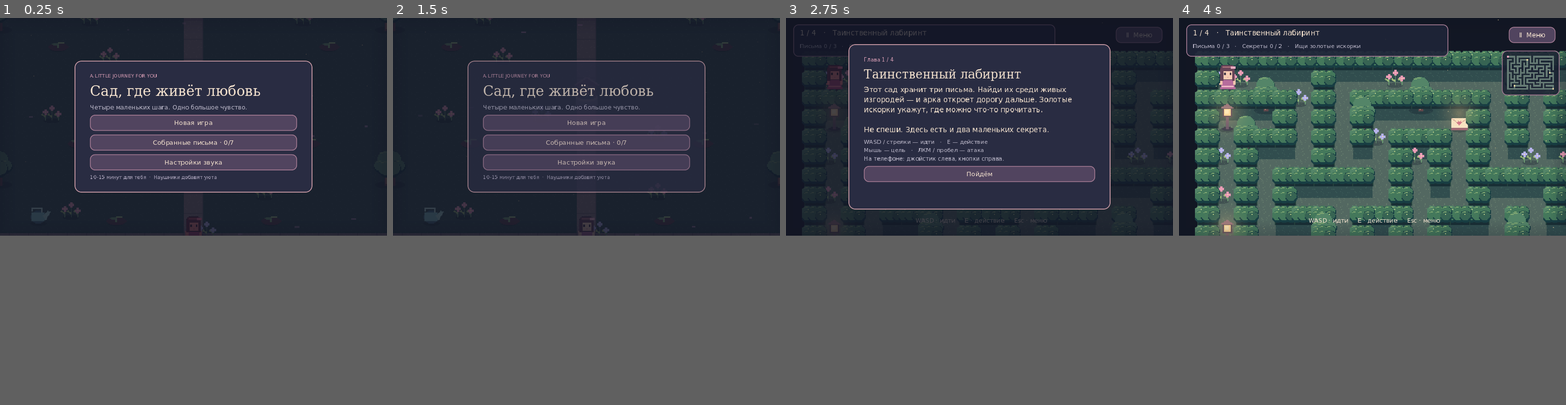
Above: before the commit, frames 1-4 (left to right).
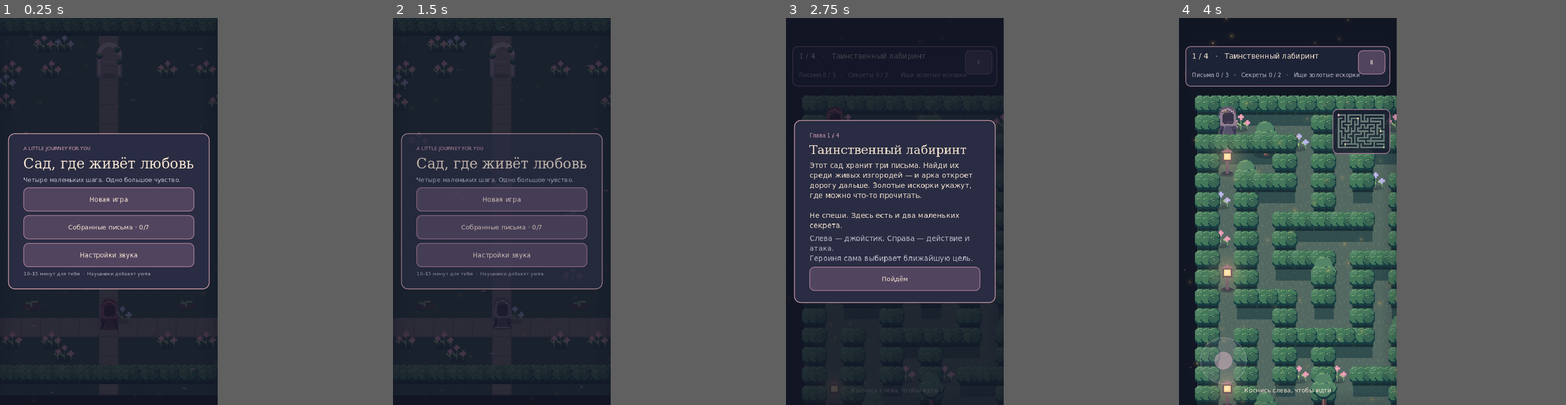
Above: after the commit, the same moments.

Repository: NQUAREx/dina-lovely
Game: Godot game, scene res://main.tscn
Same seed, same stepped clock (60 frames per second), same inputs: the game is played once before the commit and once after it.
Inputs:
- Up to frame 1 (0.25 s): no input
- Up to frame 2 (1.5 s): click "Настройки звука" at 0.5 s; click "Назад" at 1.25 s
- Up to frame 3 (2.75 s): click "Новая игра" at 2 s
- Up to frame 4 (4 s): click "Ⅱ Меню" (after the commit: "Ⅱ") at 2.75 s; click "Пойдём" at 3.5 s
In our replay, the window is 800x450 before the commit and 450x800 after it. These sizes can differ from the game's own. Grey fills any space a smaller window leaves; there, only what the larger window draws over its background counts as a difference.

The runs differ from the first frame. In frame 1, 18% of the frame differs, in the area x 0-95%, y 0-92%; in frame 2, 18%; in frame 3, 22%; in frame 4, 43%, in the area x 0-100%, y 0-100%.

Commit message:
Rebuild as portrait-only mobile gift with covered heroine and sound design

Diff:
--- a/project.godot
+++ b/project.godot
@@ -10,13 +10,13 @@
 config/description="Маленькое путешествие к большому чувству"
 
 [display]
-window/size/viewport_width=960
-window/size/viewport_height=540
-window/size/window_width_override=1152
-window/size/window_height_override=648
+window/size/viewport_width=540
+window/size/viewport_height=960
+window/size/window_width_override=540
+window/size/window_height_override=960
 window/stretch/mode="canvas_items"
-window/stretch/aspect="expand"
-window/handheld/orientation=0
+window/stretch/aspect="keep"
+window/handheld/orientation=1
 
 [rendering]
 renderer/rendering_method="gl_compatibility"
--- a/scripts/game.gd
+++ b/scripts/game.gd
@@ -61,13 +61,19 @@
 var toast: Label
 var toast_time := 0.0
 var nearest := -1
-var music: AudioStreamPlayer
+var audio_pool: Array[AudioStreamPlayer] = []
+var audio_cursor := 0
+var step_clock := 0.0
+var shake := 0.0
+var shake_offset := Vector2.ZERO
+var ambience_clock := 3.0
 var sound: AudioStreamPlayer
 var sound_on := true
-var music_on := true
 var fps_average := 60.0
 var low_fx := false
 var save_error := false
+var browser_paused := false
+var browser_poll := 0.0
 
 func _ready() -> void:
 	texture_filter = CanvasItem.TEXTURE_FILTER_NEAREST
@@ -78,13 +84,13 @@
 	setup_ui()
 	build_level(2)
 	camera = Vector2(13.5,9.5)*TILE
-	touch_mode = DisplayServer.is_touchscreen_available()
+	touch_mode = true
 	show_menu()
 	get_viewport().size_changed.connect(layout_ui)
 	layout_ui()
 
 func default_save() -> Dictionary:
-	return {"version":1,"level":0,"completed_levels":[],"letters":[],"secrets":[],"finished":false,"garden_can":false,"water":0,"watered":[],"music":true,"sound":true,"started":false}
+	return {"version":1,"level":0,"completed_levels":[],"letters":[],"secrets":[],"finished":false,"garden_can":false,"water":0,"watered":[],"sound":true,"started":false}
 
 func load_save() -> void:
 	save_data = default_save()
@@ -97,11 +103,10 @@
 			# JSON numbers decode as floats.
 			save_data.level = clampi(int(parsed.get("level", 0)), 0, 3)
 			save_data.water = clampi(int(parsed.get("water", 0)), 0, 3)
-	music_on = save_data.music
 	sound_on = save_data.sound
 
 func persist() -> void:
-	save_data.music = music_on
+	save_data.erase("music")
 	save_data.sound = sound_on
 	var file := FileAccess.open(SAVE_PATH, FileAccess.WRITE)
 	if file:
@@ -112,25 +117,23 @@
 		if is_instance_valid(toast): notify("Хранилище недоступно. Не закрывай вкладку до финала.")
 
 func setup_audio() -> void:
-	music = AudioStreamPlayer.new()
-	var track: AudioStreamWAV = load("res://assets/garden.wav")
-	track.loop_mode = AudioStreamWAV.LOOP_FORWARD
-	track.loop_end = int(track.mix_rate * 16.64)
-	music.stream = track
-	music.volume_db = -15
-	add_child(music)
-	sound = AudioStreamPlayer.new()
-	sound.volume_db = -10
-	add_child(sound)
+	for i in range(10):
+		var voice := AudioStreamPlayer.new()
+		voice.volume_db = -12
+		add_child(voice)
+		audio_pool.append(voice)
 
 func sfx(name: String = "chime") -> void:
-	if sound_on:
-		sound.stream = load("res://assets/" + name + ".wav")
-		sound.play()
-
-func start_music() -> void:
-	if music_on and not music.playing: music.play()
-	if not music_on: music.stop()
+	if not sound_on: return
+	var voice := audio_pool[audio_cursor % audio_pool.size()]
+	audio_cursor += 1
+	voice.stream = load("res://assets/" + name + ".wav")
+	voice.pitch_scale = randf_range(.94,1.06)
+	voice.play()
+
+func haptic(duration: int = 18) -> void:
+	if OS.has_feature("web"):
+		JavaScriptBridge.eval("window.gardenHaptic && window.gardenHaptic(" + str(duration) + ")")
 
 func panel_style(color: Color, border: Color = Color("a07890"), radius: int = 12) -> StyleBoxFlat:
 	var style := StyleBoxFlat.new()
@@ -157,7 +160,7 @@
 func button(text: String, callback: Callable, width: float = 250) -> Button:
 	var b := Button.new()
 	b.text = text
-	b.custom_minimum_size = Vector2(width, 40)
+	b.custom_minimum_size = Vector2(minf(width, 420), 60)
 	b.add_theme_font_override("font", body_font)
 	b.add_theme_font_size_override("font_size", 16)
 	b.add_theme_color_override("font_color", CREAM)
@@ -179,26 +182,26 @@
 	hud.mouse_filter = Control.MOUSE_FILTER_IGNORE
 	root.add_child(hud)
 	var top := Panel.new()
-	top.position = Vector2(18, 16)
-	top.size = Vector2(650, 80)
+	top.position = Vector2(16, 70)
+	top.size = Vector2(508, 100)
 	top.add_theme_stylebox_override("panel", panel_style(Color(0.12,0.14,0.22,0.92)))
 	top.mouse_filter = Control.MOUSE_FILTER_IGNORE
 	hud.add_child(top)
 	objective = label("", 18)
-	objective.position = Vector2(34, 26)
-	objective.size = Vector2(620, 29)
+	objective.position = Vector2(32, 84)
+	objective.size = Vector2(390, 46)
 	hud.add_child(objective)
 	status = label("", 14, Color("c1bdce"))
-	status.position = Vector2(34, 61)
-	status.size = Vector2(620, 28)
+	status.position = Vector2(32, 132)
+	status.size = Vector2(470, 34)
 	hud.add_child(status)
-	var menu_button := button("Ⅱ  Меню", show_menu, 116)
+	var menu_button := button("Ⅱ", show_menu, 68)
 	menu_button.name = "MenuButton"
 	hud.add_child(menu_button)
 	hint = label("", 15)
 	hint.horizontal_alignment = HORIZONTAL_ALIGNMENT_CENTER
 	hud.add_child(hint)
-	action_button = button("E · Читать", interact, 155)
+	action_button = button("Читать", interact, 155)
 	hud.add_child(action_button)
 	attack_button = button("✦  Атака", func(): attack(), 120)
 	attack_button.button_down.connect(func(): attack_held = true)
@@ -214,7 +217,7 @@
 	bg.color = Color("242538")
 	bg.set_anchors_and_offsets_preset(Control.PRESET_FULL_RECT)
 	rotate_overlay.add_child(bg)
-	var tip := label("↻\nПоверни экран\n\nВ этом саду чуть больше места\nдля маленького путешествия вдвоём.", 24, CREAM, true)
+	var tip := label("↻\nВерни телефон вертикально\n\nСад раскрывается в портретном режиме.", 24, CREAM, true)
 	tip.name = "OrientationMessage"
 	tip.set_anchors_and_offsets_preset(Control.PRESET_CENTER)
 	tip.position = Vector2(-220,-125)
@@ -226,18 +229,19 @@
 func layout_ui() -> void:
 	var size := get_viewport_rect().size
 	if not is_instance_valid(hud): return
-	hud.get_node("MenuButton").position = Vector2(size.x - 142, 22)
-	action_button.position = size - Vector2(185, 85)
-	attack_button.position = size - Vector2(165, 152)
-	hint.position = Vector2(220, size.y - 47)
-	hint.size = Vector2(size.x - 430, 35)
-	toast.position = Vector2(160, 110)
-	toast.size = Vector2(size.x - 320, 60)
-	rotate_overlay.visible = size.y > size.x
+	hud.get_node("MenuButton").position = Vector2(444, 80)
+	action_button.position = Vector2(337, 824)
+	action_button.custom_minimum_size = Vector2(180,76)
+	attack_button.position = Vector2(365, 720)
+	attack_button.custom_minimum_size = Vector2(150,82)
+	hint.position = Vector2(36, 914)
+	hint.size = Vector2(468, 32)
+	toast.position = Vector2(32, 180)
+	toast.size = Vector2(476, 76)
+	rotate_overlay.visible = false
 	var orientation_text: Label = rotate_overlay.get_node("OrientationMessage")
-	orientation_text.add_theme_font_size_override("font_size", 42)
-	orientation_text.position = Vector2(-370,-200)
-	orientation_text.size = Vector2(740,400)
+	orientation_text.position = Vector2(-240,-180)
+	orientation_text.size = Vector2(480,360)
 
 func clear_modal() -> void:
 	if is_instance_valid(modal):
@@ -264,7 +268,7 @@
 	center.set_anchors_and_offsets_preset(Control.PRESET_FULL_RECT)
 	modal.add_child(center)
 	var panel := PanelContainer.new()
-	panel.custom_minimum_size = Vector2(width, height)
+	panel.custom_minimum_size = Vector2(500, minf(height, 740))
 	panel.add_theme_stylebox_override("panel", panel_style(CREAM if paper else Color("292c42"), Color("c899a4"), 16))
 	center.add_child(panel)
 	var margin := MarginContainer.new()
@@ -306,13 +310,11 @@
 	playing = true
 	build_level(0)
 	persist()
-	start_music()
 	show_intro()
 
 func resume_game() -> void:
 	playing = true
 	build_level(int(save_data.level))
-	start_music()
 	clear_modal()
 	hud.show()
 
@@ -322,13 +324,12 @@
 	box.add_child(label(TITLES[level], 30, CREAM, true))
 	var texts := ["Этот сад хранит три письма. Найди их среди живых изгородей — и арка откроет дорогу дальше. Золотые иско …(644 unchanged characters)…
 	box.add_child(label(texts[level], 18))
-	box.add_child(label("WASD / стрелки — идти   ·   E — действие\nМышь — цель   ·   ЛКМ / пробел — атака\nНа телефоне: джойстик слева, кнопки справа.", 14, Color("c1bdce")))
+	box.add_child(label("Слева — джойстик. Справа — действие и атака.\nГероиня сама выбирает ближайшую цель.", 18, Color("c1bdce")))
 	box.add_child(button("Пойдём", func(): clear_modal(); hud.show()))
 
 func show_settings() -> void:
 	var box := modal_box(550, 350)
 	box.add_child(label("Звуки нашего сада", 28, CREAM, true))
-	box.add_child(button("Музыка: " + ("вкл" if music_on else "выкл"), func(): music_on = not music_on; start_music(); persist(); show_settings()))
 	box.add_child(button("Эффекты: " + ("вкл" if sound_on else "выкл"), func(): sound_on = not sound_on; persist(); show_settings()))
 	box.add_child(label("Прогресс хранится в этом браузере. Очистка данных сайта удалит сохранение. В приватном режиме оно может не сохраниться.", 14, Color("c1bdce")))
 	box.add_child(button("Назад", show_menu))
@@ -384,33 +385,34 @@
 		burst(player, 22, PINK)
 		persist()
 		sfx()
+	sfx("paper")
 	show_letter(id)
 
 func show_card() -> void:
 	var box := modal_box(900, 490, true)
 	box.add_child(label("НАШЕ МАЛЕНЬКОЕ НАВСЕГДА", 12, Color("a26c7e")))
-	var row := HBoxContainer.new()
-	row.add_theme_constant_override("separation", 30)
+	var row := VBoxContainer.new()
+	row.add_theme_constant_override("separation", 12)
 	box.add_child(row)
 	var left := VBoxContainer.new()
-	left.custom_minimum_size.x = 320
+	left.custom_minimum_size.x = 420
 	row.add_child(left)
 	var picture := TextureRect.new()
 	picture.texture = load(content.photo) if ResourceLoader.exists(content.photo) else preload("res://assets/keepsake.png")
 	picture.expand_mode = TextureRect.EXPAND_IGNORE_SIZE
 	picture.stretch_mode = TextureRect.STRETCH_KEEP_ASPECT_COVERED
-	picture.custom_minimum_size = Vector2(320, 260)
+	picture.custom_minimum_size = Vector2(420, 190)
 	picture.texture_filter = CanvasItem.TEXTURE_FILTER_LINEAR
 	left.add_child(picture)
 	left.add_child(label(content.photo_caption, 13, Color("a26c7e"), true))
 	left.add_child(label("♡  " + content.signature, 21, INK, true))
 	var right := VBoxContainer.new()
-	right.custom_minimum_size.x = 450
+	right.custom_minimum_size.x = 420
 	row.add_child(right)
 	right.add_child(label(content.recipient + ",", 19, Color("a26c7e"), true))
 	right.add_child(label(content.card_title, 28, INK, true))
 	var scroll := ScrollContainer.new()
-	scroll.custom_minimum_size = Vector2(450, 240)
+	scroll.custom_minimum_size = Vector2(420, 210)
 	right.add_child(scroll)
 	var text := label(content.card_text, 17, INK)
 	text.size_flags_horizontal = Control.SIZE_EXPAND_FILL
@@ -521,7 +523,7 @@
 
 func camera_target() -> Vector2:
 	var half := get_viewport_rect().size/2
-	return Vector2(clampf(player.x,half.x-48,grid[0].length()*TILE-half.x+48),clampf(player.y,half.y-110,grid.size()*TILE-half.y+64))
+	return Vector2(clampf(player.x,half.x-48,grid[0].length()*TILE-half.x+48),clampf(player.y,half.y-220,grid.size()*TILE-half.y+64))
 
 func blocked(pos: Vector2) -> bool:
 	for offset in [Vector2(-10,-7),Vector2(10,-7),Vector2(-10,7),Vector2(10,7)]:
@@ -534,6 +536,11 @@
 func move_player(delta: float, input: Vector2) -> void:
 	moving = input.length()>0.1
 	if not moving: return
+	step_clock -= delta
+	if step_clock<=0:
+		var cell := Vector2i(player/TILE)
+		sfx("step_stone" if level in [1,3] or (level==2 and (cell.x==13 or cell.y==15)) else "step_grass")
+		step_clock = .31
 	var motion := input.limit_length()*SPEED*delta
 	var next := player+Vector2(motion.x,0)
 	if not blocked(next): player = next
@@ -543,20 +550,31 @@
 	else: direction = 0 if input.y<0 else 2
 
 func _process(delta: float) -> void:
+	browser_poll -= delta
+	if OS.has_feature("web") and browser_poll<=0:
+		browser_paused = bool(JavaScriptBridge.eval("!!window.gardenSuspended"))
+		browser_poll = .25
+		if browser_paused: joy_id = -1; joy_vector = Vector2.ZERO; attack_held = false
 	time += delta
 	toast_time -= delta
 	toast.visible = toast_time>0
 	fps_average = lerpf(fps_average, 1.0/maxf(delta,0.001), 0.01)
-	if time>8: low_fx = fps_average<42
-	if not paused and playing and not rotate_overlay.visible:
-		var input := Vector2(float(Input.is_physical_key_pressed(KEY_D) or Input.is_physical_key_pressed(KEY_RIGHT))-float(Input.is_physical_key_pressed(KEY_A) or Input.is_physical_key_pressed(KEY_LEFT)),float(Input.is_physical_key_pressed(KEY_S) or Input.is_physical_key_pressed(KEY_DOWN))-float(Input.is_physical_key_pressed(KEY_W) or Input.is_physical_key_pressed(KEY_UP)))
+	low_fx = false
+	shake = maxf(0,shake-delta*13)
+	shake_offset = Vector2(sin(time*47),cos(time*53))*shake
+	ambience_clock -= delta
+	if ambience_clock<=0 and playing and not paused:
+		sfx("ambient")
+		ambience_clock = randf_range(7,13)
+	if not paused and playing and not browser_paused and not rotate_overlay.visible:
+		var input := Vector2.ZERO
 		if joy_id>=0: input = joy_vector
 		move_player(minf(delta,0.04),input)
 		camera = camera.lerp(camera_target(),1-exp(-delta*9))
 		invincible = maxf(0,invincible-delta)
 		attack_cd -= delta
 		attack_flash = maxf(0,attack_flash-delta)
-		if attack_held or Input.is_physical_key_pressed(KEY_SPACE): attack()
+		if attack_held: attack()
 		if level == 1 and not combat_done: update_combat(minf(delta,0.04))
 		for id in bloom_times: bloom_times[id] = minf(1.0,bloom_times[id]+delta/2.8)
 		find_nearest()
@@ -589,6 +607,8 @@
 		var surface: Node = modal if paused and is_instance_valid(modal) else root
 		var target := touch_button_at(surface,event.position)
 		if target:
+			haptic(12)
+			sfx("ui")
 			touch_buttons[event.index] = weakref(target)
 			if target==attack_button: attack_held = true; attack()
 			get_viewport().set_input_as_handled()
@@ -600,16 +620,7 @@
 		get_viewport().set_input_as_handled()
 
 func _unhandled_input(event: InputEvent) -> void:
-	if event is InputEventKey and event.pressed and not event.echo:
-		if event.keycode == KEY_ESCAPE:
-			if paused and playing and health>0: clear_modal()
-			else: show_menu()
-		if not paused and event.keycode == KEY_E: interact()
-	if paused or not playing or rotate_overlay.visible: return
-	if event is InputEventMouseButton and event.button_index == MOUSE_BUTTON_LEFT and event.device != InputEvent.DEVICE_ID_EMULATION:
-		if event.pressed:
-			touch_mode = false
-			attack()
+	if paused or not playing: return
 	if event is InputEventScreenTouch:
 		touch_mode = true
 		if event.pressed and event.position.x<get_viewport_rect().size.x*0.48 and joy_id<0:
@@ -675,6 +686,7 @@
 		if not garden_can: notify("Лейка ждёт в юго-западном уголке сада.")
 		else:
 			water = 3
+			sfx("fill")
 			save_data.water = water
 			persist()
 			sfx()
@@ -685,6 +697,8 @@
 		elif water==0: notify("Вода закончилась. Колодец в центре сада.")
 		else:
 			water -= 1
+			sfx("water")
+			haptic(25)
 			watered.append(id)
 			bloom_times[id] = 0.0
 			save_data.water = water
@@ -727,6 +741,9 @@
 
 func finish_game() -> void:
 	chest_open = true
+	shake = 14
+	haptic(100)
+	sfx("chest")
 	save_data.finished = true
 	if 3 not in save_data.completed_levels: save_data.completed_levels.append(3)
 	persist()
@@ -747,21 +764,21 @@
 			for id in REQUIRED:
 				if id in save_data.letters: count+=1
 			status.text = "Письма %d / 3   ·   Секреты %d / 2   ·   %s" % [count,save_data.secrets.size(),"Арка открыта" if count==3 else "Ищи золотые искорки"]
-		1: status.text = "♥ ".repeat(health) + "   Волна %d / 3   ·   %s" % [mini(wave,3),"Открой сундук" if combat_done else "Пробел / ЛКМ — атака"]
+		1: status.text = "♥ ".repeat(health) + "   Волна %d / 3   ·   %s" % [mini(wave,3),"Открой сундук" if combat_done else "Удерживай кнопку атаки"]
 		2: status.text = "Цветы %d / 6   ·   %s" % [watered.size(),"Вода: "+str(water)+" / 3" if garden_can else "Найди лейку на юго-западе"]
 		3: status.text = "Знаки %d / 3   ·   Подсказка в журнале писем" % puzzle.size()
 	action_button.visible = nearest>=0 and playing
-	if nearest>=0: action_button.text = ("" if touch_mode else "E · ")+action_text(objects[nearest])
+	if nearest>=0: action_button.text = ""+action_text(objects[nearest])
 	attack_button.visible = level==1 and not combat_done and playing
-	hint.text = "Проведи слева, чтобы идти" if touch_mode and joy_id<0 else ("WASD · идти     E · действие     Esc · меню" if not touch_mode else "")
+	hint.text = "Коснись слева, чтобы идти" if joy_id<0 else ""
 
 func notify(text: String) -> void:
 	toast.text = text
 	toast_time = 4.0
 
 func burst(pos: Vector2, count: int, color: Color) -> void:
-	for i in range(count/(2 if low_fx else 1)):
-		if particles.size()>=130: break
+	for i in range(count*2):
+		if particles.size()>=420: break
 		particles.append({"pos":pos+Vector2(0,-22),"vel":Vector2(randf_range(-65,65),randf_range(-100,20)),"life":randf_range(.7,1.6),"color":color,"heart":i%4==0})
 
 func spawn_wave() -> void:
@@ -824,9 +841,11 @@
 			if d<closest:
 				closest = d
 				aim = (enemy.pos-player).normalized()
-	else: aim = (get_global_mouse_position()-screen(player)).normalized()
+	else: aim = Vector2.RIGHT
 	if aim.length()<.1: aim=Vector2.RIGHT
 	sfx("attack")
+	shake = 2.5
+	haptic(14)
 	for i in range(enemies.size()-1,-1,-1):
 		var enemy := enemies[i]
 		var diff: Vector2 = enemy.pos-player
@@ -844,6 +863,8 @@
 	health -= 1
 	invincible = 1.3
 	sfx("hurt")
+	shake = 8
+	haptic(60)
 	burst(player,12,PINK)
 	if health<=0:
 		var box := modal_box(590,330)
@@ -853,7 +874,7 @@
 		box.add_child(button("Меню", show_menu))
 
 func screen(pos: Vector2) -> Vector2:
-	return (pos-camera+get_viewport_rect().size/2).round()
+	return (pos-camera+get_viewport_rect().size/2+shake_offset).round()
 
 func draw_sprite(name: String, pos: Vector2, color: Color = Color.WHITE, scale_factor: float = 1.0) -> void:
 	var id := int(sprites.get(name,0))
@@ -918,9 +939,9 @@
 		var kind: String = item.kind
 		if kind=="player":
 			draw_shadow(p,19)
-			var frame := int(time*9)%4 if moving and not paused else 0
+			var frame := int(time*12)%4 if moving and not paused else 0
 			var color := Color(1,.65,.73) if invincible>0 and int(time*12)%2==0 else Color.WHITE
-			draw_sprite("hero"+str(direction)+"_"+str(frame),p,color)
+			draw_sprite("hero"+str(direction)+"_"+str(frame),p+Vector2(sin(time*9)*1.2 if moving else 0, sin(time*3)*1.4 if not moving else -absf(sin(time*12))*3),color)
 			if attack_flash>0:
 				var angle := aim.angle()
 				draw_arc(p+Vector2(0,-20),88,angle-1.1,angle+1.1,22,Color(1,.84,.75,attack_flash/.19),7)
@@ -939,9 +960,9 @@
 			if kind=="sprout" and item.id in watered:
 				var growth: float = bloom_times.get(item.id,1.0)
 				draw_sprite("bloom",p,Color.WHITE,0.65+growth*.35)
-			elif kind=="chest" and ((item.id=="final" and chest_open) or item.id in save_data.letters): draw_sprite("chest_open",p)
+			elif kind=="chest": draw_sprite("chest_open" if ((item.id=="final" and chest_open) or item.id in save_data.letters) else "chest",p,Color.WHITE,3.0 if item.id=="final" else 1.0)
 			elif kind=="note": draw_sprite(kind,p+Vector2(0,sin(time*2+item.pos.x)*4))
-			else: draw_sprite(kind,p)
+			else: draw_sprite(kind,p+Vector2(sin(time*1.3+item.pos.x)*1.3,0) if kind in ["tree","flowers","blueflowers"] else p)
 			if level==3 and kind=="stone" and not item.id.is_empty(): symbol(item.id,p+Vector2(0,-42),Color("ffe4ad") if item.id in puzzle else Color("635770"))
 			if kind=="arch":
 				var open: bool = (level==0 and has_maze_letters()) or (level==1 and "courage" in save_data.letters) or (level==2 and "garden" in save_data.letters)
@@ -957,13 +978,20 @@
 		var p := screen(objects[nearest].pos)+Vector2(0,-88+sin(time*4)*3)
 		draw_colored_polygon(PackedVector2Array([p+Vector2(-6,-5),p+Vector2(6,-5),p+Vector2(0,2)]),Color("ffe4a8"))
 	# Deterministic ambient fireflies and butterflies, no nodes allocated per frame.
-	for i in range(12 if low_fx else 28):
+	for i in range(64):
 		var p := Vector2(fposmod(i*137.7+sin(time*.3+i)*26-camera.x*.13,view.x),fposmod(i*93.3+cos(time*.4+i)*18-camera.y*.13,view.y))
 		var alpha := .25+.4*(sin(time*1.7+i)+1)/2
 		if level==2 and i%3==0:
 			var flap := absf(sin(time*6+i))*5+1
 			draw_rect(Rect2(p-Vector2(flap,2),Vector2(flap*2,4)),Color(.92,.66,.84,alpha))
-		else: draw_rect(Rect2(p,Vector2(2,2)),Color(1,.87,.62,alpha))
+		else:
+			draw_texture_rect(glow,Rect2(p-Vector2(13,13),Vector2(28,28)),false,Color(1,.9,.65,alpha))
+			draw_rect(Rect2(p,Vector2(2,2)),Color(1,.87,.62,alpha))
+		if i%4==0:
+			var petal := p+Vector2(sin(time*.7+i)*20, sin(time*.4+i)*30)
+			draw_set_transform(petal,time*.3+i)
+			draw_rect(Rect2(Vector2(-2,-1),Vector2(4,2)),Color(.95,.65,.78,.35))
+			draw_set_transform(Vector2.ZERO)
 	for part in particles:
 		var c: Color = part.color
 		c.a = minf(1,part.life)
@@ -982,7 +1010,7 @@
 			draw_circle(p+joy_vector*43,22,Color(.92,.75,.82,.45))
 
 func draw_minimap(view: Vector2) -> void:
-	var origin := Vector2(view.x-150,90)
+	var origin := Vector2(view.x-150,235)
 	draw_style_box(panel_style(Color(.1,.12,.19,.85)),Rect2(origin-Vector2(9,9),Vector2(143,111)))
 	for y in range(grid.size()):
 		for x in range(grid[0].length()):
--- a/tests/capture.gd
+++ b/tests/capture.gd
@@ -24,8 +24,6 @@
 	await capture("native_final")
 	game.show_card()
 	await capture("native_card")
-	game.music.stop()
-	game.sound.stop()
 	await create_timer(.2).timeout
 	game.queue_free()
 	await process_frame
--- a/tests/playthrough.gd
+++ b/tests/playthrough.gd
@@ -104,8 +104,6 @@
 	mapfile.store_string(JSON.stringify({"grid":game.grid,"objects":game.objects.map(func(o): return {"id":o.id,"x":o.pos.x,"y":o.pos.y})}))
 	print("COMPLETE: ",checks," checks")
 	mapfile.close()
-	game.music.stop()
-	game.sound.stop()
 	await create_timer(0.1).timeout
 	game.queue_free()
 	game = null
Not shown, added: assets/ambient.wav.import
Binary file changed: assets/atlas.png
Not shown, added: assets/chest.wav.import
Not shown, added: assets/fill.wav.import
Binary file changed: assets/keepsake.png
Not shown, added: assets/paper.wav.import
Not shown, added: assets/step_grass.wav.import
Not shown, added: assets/step_stone.wav.import
Not shown, added: assets/ui.wav.import
Not shown, changed: assets/water.wav.import
Binary file added: tests/screenshots/mobile-playwright.png
Not shown, added: tests/screenshots/mobile-playwright.png.import
(and 22 more such lines)
